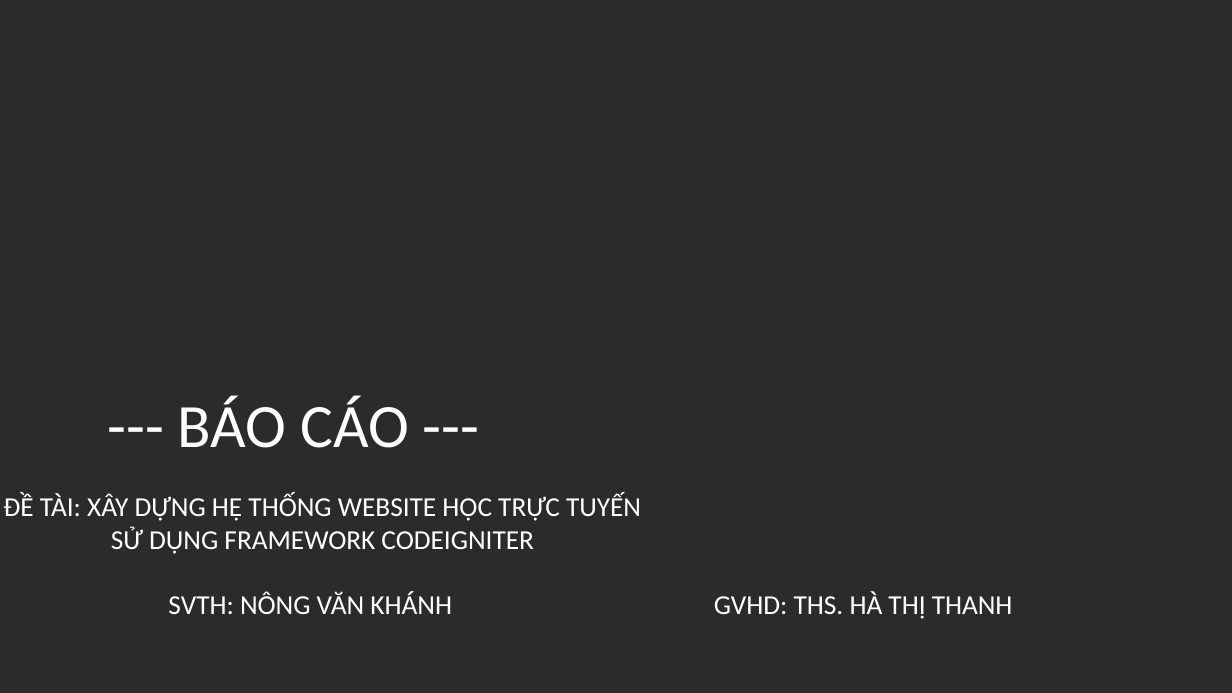
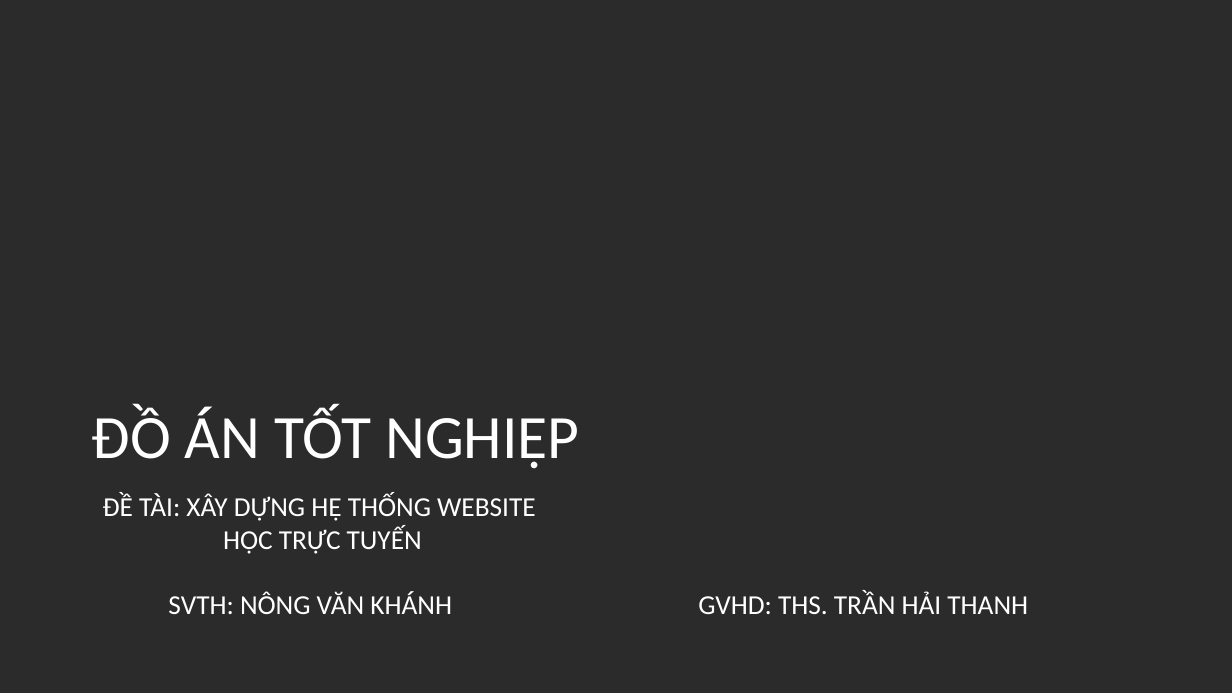
Before and after one commit to khanhtit1102/Edumall, a slide deck: slide 1 of Report/TTCN.pptx. Drawn at 1232x693 pixels with LibreOffice and Linux fonts; fonts in the diff are those of the drawing; background and template pictures are left out; a plain dark background stands for a picture behind light text. Boxes give left, top, right and bottom in pixels: in the first picture for what was removed or moved away, otherwise in the second. Text is boxed around its words. In the diff, an @@ line names an element or a change of style, - is before the commit and + after.

```diff
--- a/Report/TTCN.pptx
+++ b/Report/TTCN.pptx
@@ text at [92,407,579,468]: text changed @@
---- BÁO CÁO ---
+ĐỒ ÁN TỐT NGHIỆP
@@ text at [103,494,535,554]: text changed @@
-ĐỀ TÀI: XÂY DỰNG HỆ THỐNG WEBSITE HỌC TRỰC TUYẾN SỬ DỤNG FRAMEWORK CODEIGNITER
+ĐỀ TÀI: XÂY DỰNG HỆ THỐNG WEBSITE
+HỌC TRỰC TUYẾN
@@ text at [698,592,1028,614]: text changed @@
-GVHD: THS. HÀ THỊ THANH
+GVHD: THS. TRẦN HẢI THANH
```
Also in this commit, not shown: 5 other slides changed, 3 slides removed, 1 other file.
